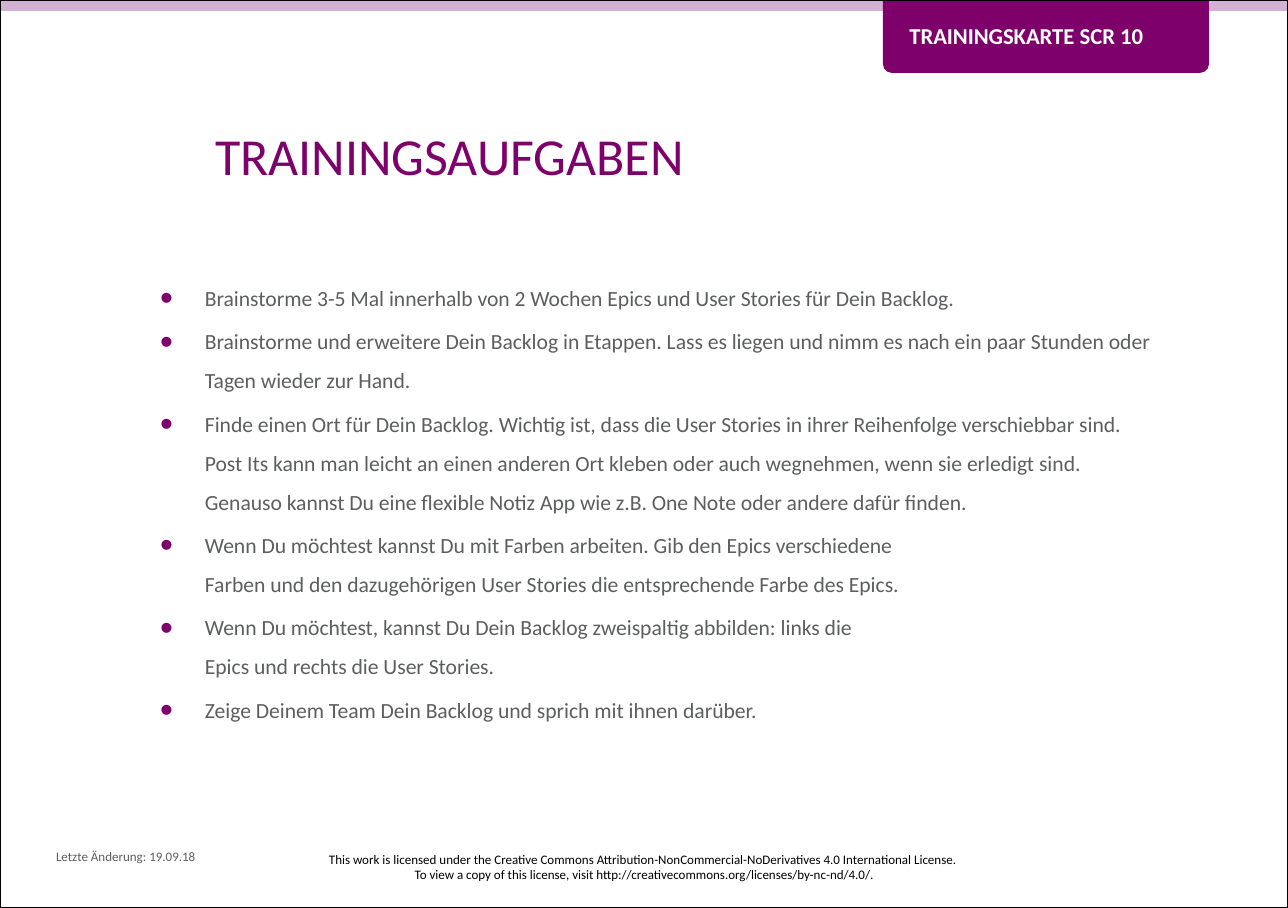
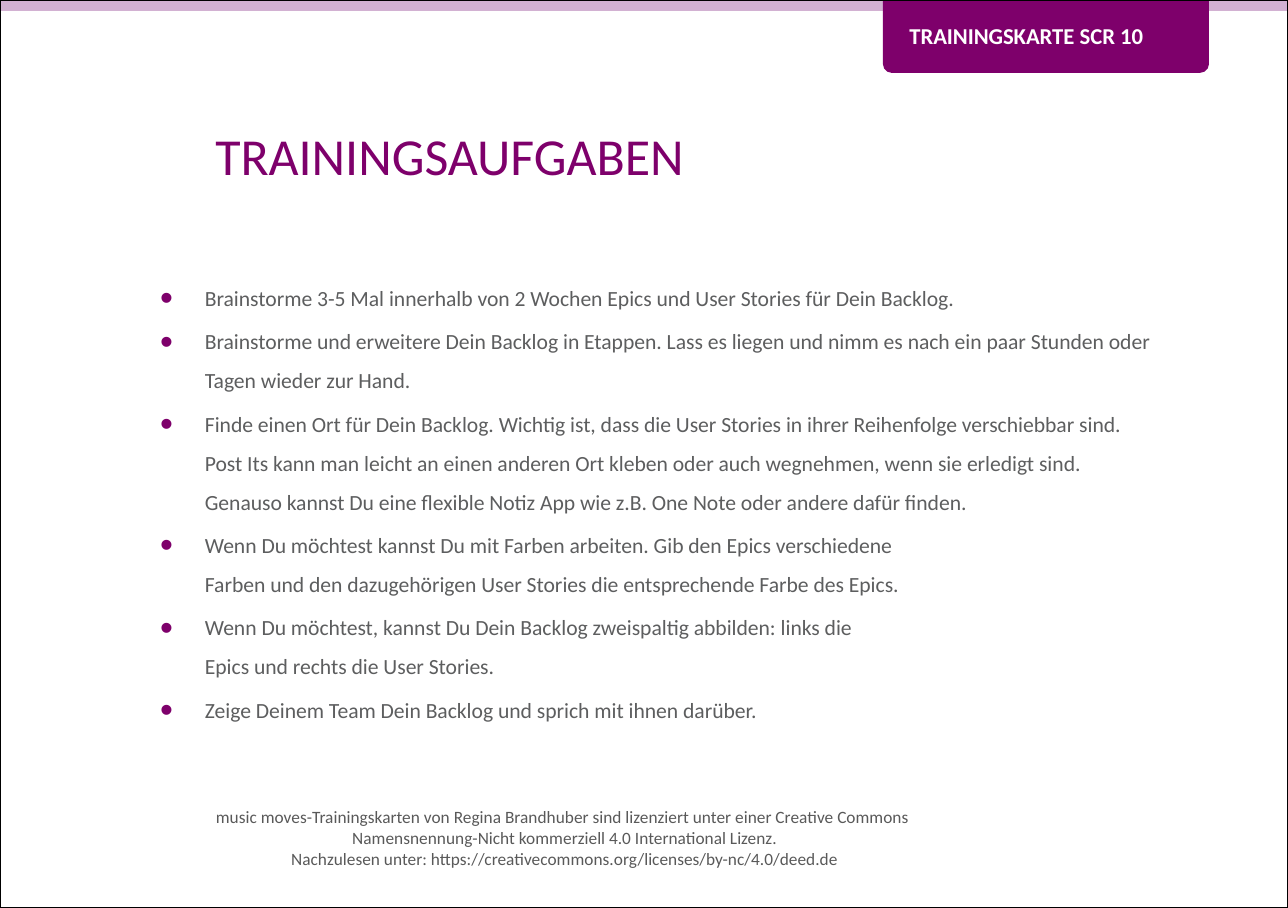
Before and after one commit to Teamtool/training-materials, a slide deck: slide 2 of training-cards/music moves/Scrum (SCR)/ger/apprentice/ger_SCR_10_Hubschrauberperspektive_MM_A.pptx. Drawn at 1288x908 pixels with LibreOffice and Linux fonts; fonts in the diff are those of the drawing; background and template pictures are left out. Boxes give left, top, right and bottom in pixels: in the first picture for what was removed or moved away, otherwise in the second. Text is boxed around its words. In the diff, an @@ line names an element or a change of style, - is before the commit and + after.

Commit message:
SCR 10 neu eLizenzen eingepflegt

```diff
--- a/training-cards/music moves/Scrum (SCR)/ger/apprentice/ger_SCR_10_Hubschrauberperspektive_MM_A.pptx
+++ b/training-cards/music moves/Scrum (SCR)/ger/apprentice/ger_SCR_10_Hubschrauberperspektive_MM_A.pptx
@@ text at [216,811,908,868]: text changed; size 6 to 8 pt; text colour #000000 to #595959 @@
-This work is licensed under the Creative Commons Attribution-NonCommercial-NoDerivatives 4.0 International License.
-To view a copy of this license, visit http://creativecommons.org/licenses/by-nc-nd/4.0/.
+music moves-Trainingskarten von Regina Brandhuber sind lizenziert unter einer Creative Commons
+Namensnennung-Nicht kommerziell 4.0 International Lizenz.
+Nachzulesen unter: https://creativecommons.org/licenses/by-nc/4.0/deed.de
@@ text removed at [56,850,195,863] @@
-Letzte Änderung: 19.09.18
```
Also in this commit, not shown: 1 other file.
